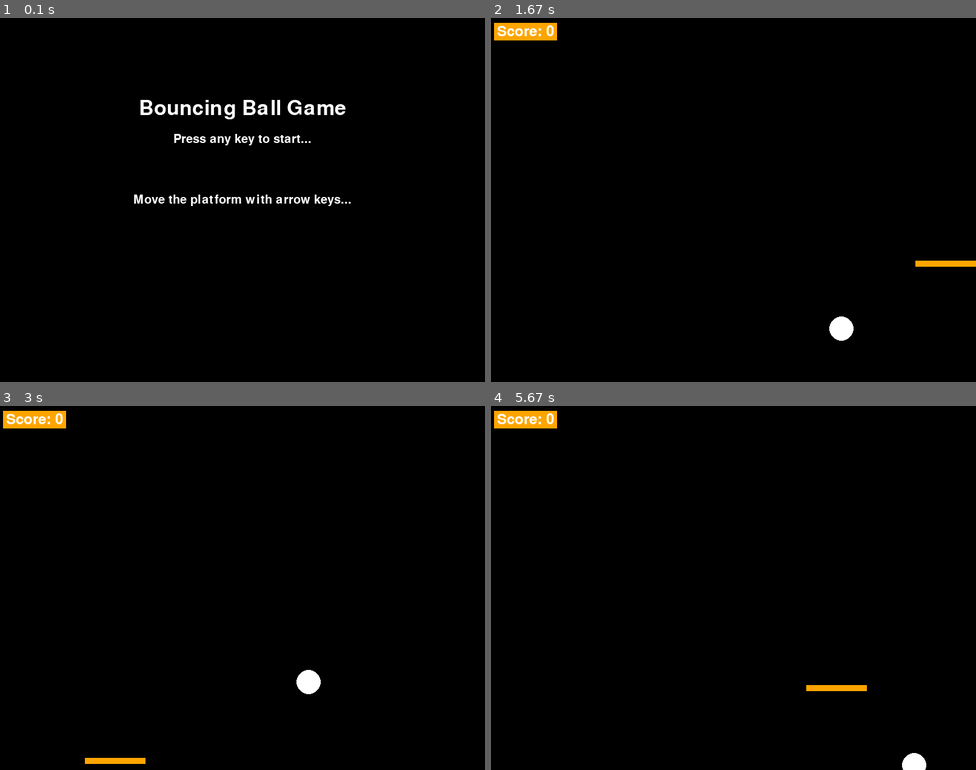
Above: before the commit, frames 1-4 (two rows, left to right).
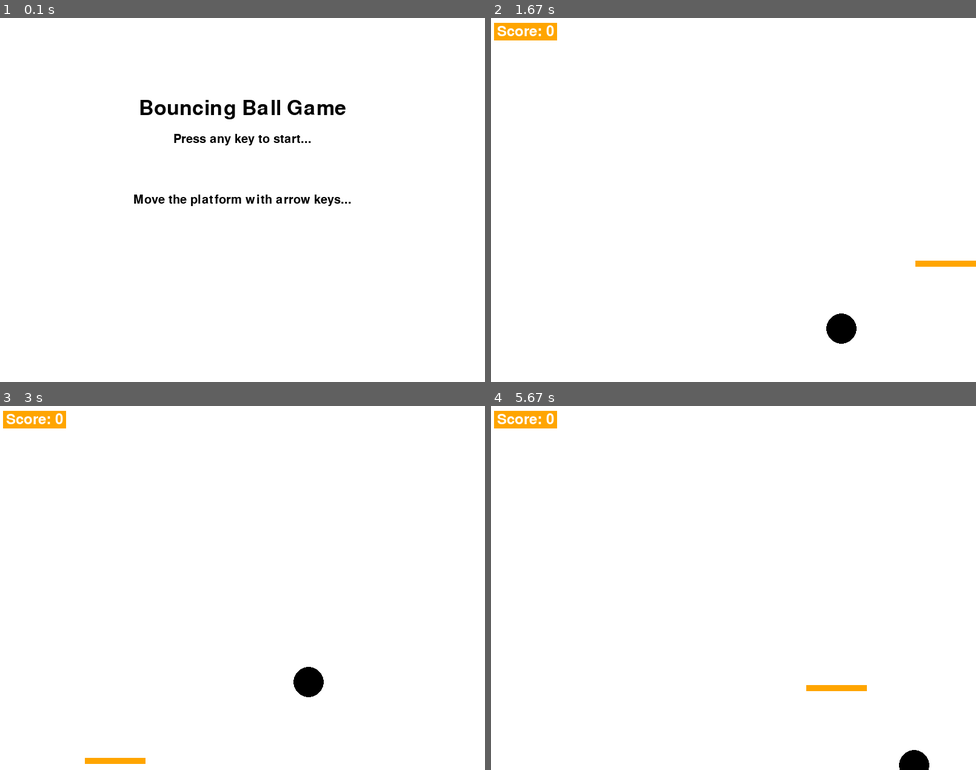
Above: after the commit, the same moments.

Repository: AJHS-Kelley/8b-ajhs-game-programming-23-24-CoreyB2025
Game: pygame game, started from gameProgramming/gaming_exercises/09_finalProject/finalProject.py
The game is run twice, just before and just after one commit, with the same random seed, the same clock (stepped at 60 frames per second) and the same inputs.
Inputs:
- Up to frame 1 (0.1 s): no input
- Up to frame 2 (1.67 s): hold Right 0.33-0.8 s; hold Up 0.83-1.13 s; hold Right 1.17-1.63 s
- Up to frame 3 (3 s): hold Left 1.67-2.2 s; hold Down 2.23-2.53 s; hold Left 2.57-2.97 s
- Up to frame 4 (5.67 s): hold Up 3-3.37 s; hold Right 3.4-4.03 s; hold Down 4.07-4.43 s; hold Left 4.47-4.93 s; hold Right 4.97-5.43 s; hold Up from 5.47 s (still down)

The runs differ from the first frame. In frame 1, 100% of the frame differs, in the area x 0-100%, y 0-100%; in frame 2, 99%; in frame 3, 99%; in frame 4, 99%.

Commit message:
v0.8/
flipped the background and ball color around

Diff:
--- a/gameProgramming/gaming_exercises/09_finalProject/finalProject.py
+++ b/gameProgramming/gaming_exercises/09_finalProject/finalProject.py
@@ -7,7 +7,7 @@
 
 # Constants
 WIDTH, HEIGHT = 800, 600
-BALL_RADIUS = 20
+BALL_RADIUS = 25
 PLATFORM_WIDTH, PLATFORM_HEIGHT = 100, 10
 FPS = 60
 BLACK = (0, 0, 0)
@@ -40,7 +40,7 @@
 platform_color = ORANGE  # Initialize platform color
 # Functions for screens
 def start_screen():
-    screen.fill(BLACK)
+    screen.fill(WHITE)
     show_text_on_screen("Bouncing Ball Game", 50, HEIGHT // 4)
     show_text_on_screen("Press any key to start...", 30, HEIGHT // 3)
     show_text_on_screen("Move the platform with arrow keys...", 30, HEIGHT // 2)
@@ -49,18 +49,18 @@
 
 
 def game_over_screen():
-    screen.fill(BLACK)
-    show_text_on_screen("Game Over", 50, HEIGHT // 3)
-    show_text_on_screen(f"Your final score: {score}", 30, HEIGHT // 2)
+    screen.fill(WHITE)
+    show_text_on_screen("Aw shucks you're out of lives", 50, HEIGHT // 3)
+    show_text_on_screen(f"Your final score was: {score}", 30, HEIGHT // 2)
     show_text_on_screen("Press any key to restart...", 20, HEIGHT * 2 // 3)
     pygame.display.flip()
     wait_for_key()
 
 
 def victory_screen():
-    screen.fill(BLACK)
-    show_text_on_screen("Congratulations!", 50, HEIGHT // 3)
-    show_text_on_screen(f"You've won with a score of {score}", 30, HEIGHT // 2)
+    screen.fill(WHITE)
+    show_text_on_screen("Congrats!", 50, HEIGHT // 3)
+    show_text_on_screen(f"Winner winner chicken dinner! Your score was {score}", 30, HEIGHT // 2)
     show_text_on_screen("Press any key to exit...", 20, HEIGHT * 2 // 3)
     pygame.display.flip()
     wait_for_key()
@@ -79,7 +79,7 @@
 
 def show_text_on_screen(text, font_size, y_position):
     font = pygame.font.Font(None, font_size)
-    text_render = font.render(text, True, WHITE)
+    text_render = font.render(text, True, BLACK)
     text_rect = text_render.get_rect(center=(WIDTH // 2, y_position))
     screen.blit(text_render, text_rect)
 
@@ -157,11 +157,11 @@
             ball_speed = [random.uniform(2, 4), random.uniform(2, 4)]
 
    # Clear the screen
-    screen.fill(BLACK)
+    screen.fill(WHITE)
 
 
     # Draw the ball
-    pygame.draw.circle(screen, WHITE, (int(ball_pos[0]), int(ball_pos[1])), BALL_RADIUS)
+    pygame.draw.circle(screen, BLACK, (int(ball_pos[0]), int(ball_pos[1])), BALL_RADIUS)
 
 
     # Draw the platform
